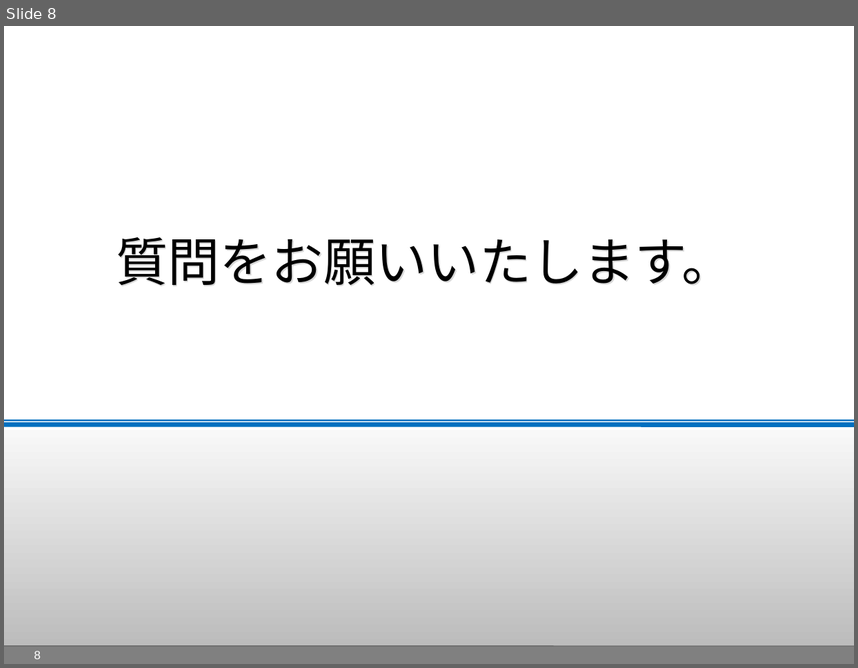
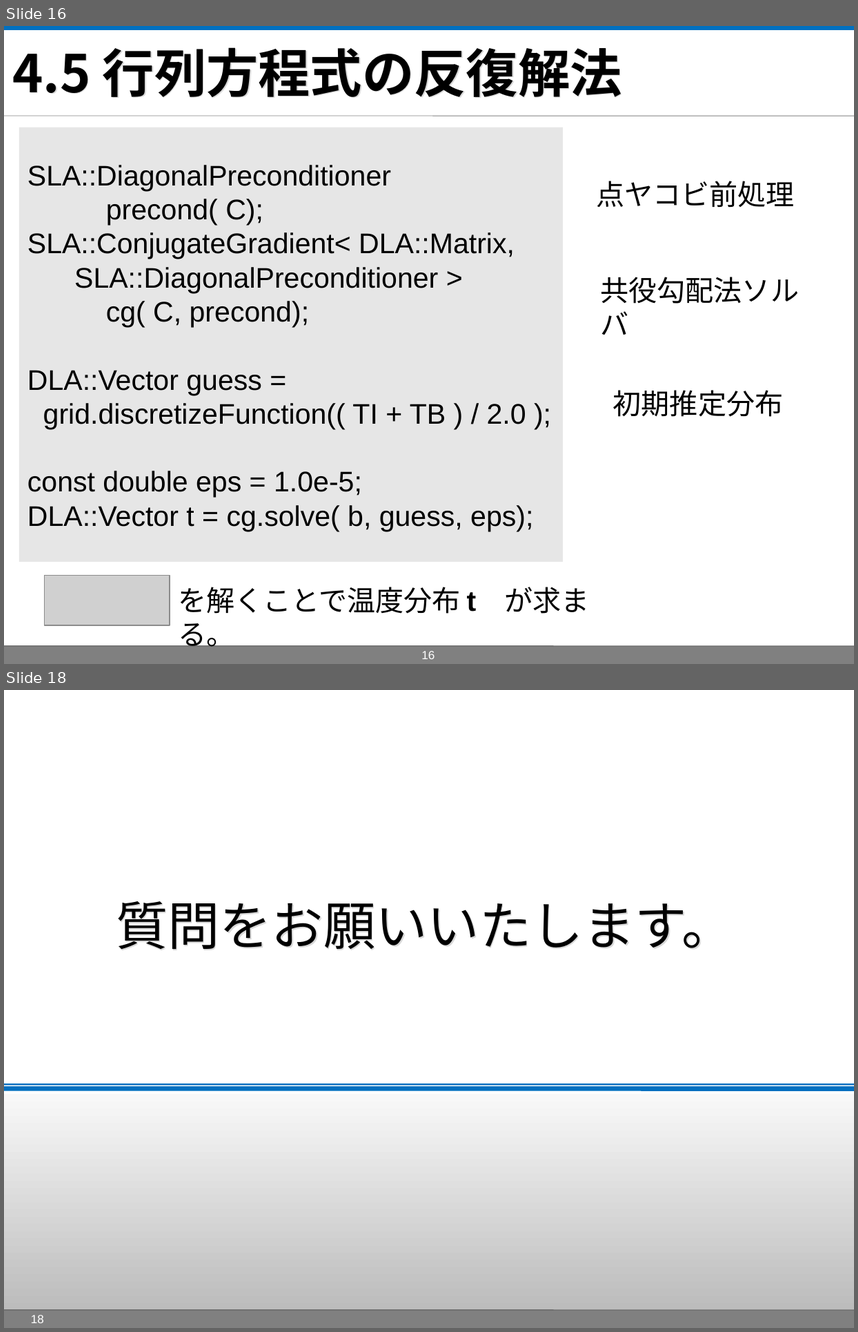
Before and after one commit to masa-ito/ProtoToPoisson, a slide deck: doc/第57回プログラミング・シンポジウム/presentationAtJaxaOn10Dec2015/ProtoFVM_PresentationAtJaxaOn10Dec2015.ppt. Shown one above the other, each under a label of ours: slide 8 before the commit, slides 16 and 18 after it; the slides between them are not shown. The pictures are 858x668 and 858x1332 pixels, drawn with LibreOffice and Linux fonts; fonts in the diff are those of the drawing; grey boxes stand for pictures; background and template pictures are left out. Boxes give left, top, right and bottom in pixels: in the first picture for what was removed or moved away, otherwise in the second. Text is boxed around its words. In the diff, an @@ line names an element or a change of style, - is before the commit and + after.

```diff
--- a/doc/第57回プログラミング・シンポジウム/presentationAtJaxaOn10Dec2015/ProtoFVM_PresentationAtJaxaOn10Dec2015.ppt
+++ b/doc/第57回プログラミング・シンポジウム/presentationAtJaxaOn10Dec2015/ProtoFVM_PresentationAtJaxaOn10Dec2015.ppt
@@ slide 16 added at [4, 26, 854, 664], background #FFFFFF; not listed: 3 template elements that a slide beside it also shows @@
@@ rectangle added at [4, 27, 854, 29], fill #0070C0, outline #0070C0 2.01 pt @@
@@ title added at [12, 47, 622, 97], 44 pt, text #000000, bold @@
+4.5 行列方程式の反復解法
@@ line added from (4, 116) to (854, 116), #808080 0.51 pt @@
@@ rectangle added at [19, 127, 564, 561], fill #E6E6E6, 24 pt, text #000000 @@
+SLA::DiagonalPreconditioner
+precond( C);
+SLA::ConjugateGradient< DLA::Matrix,
+SLA::DiagonalPreconditioner >
+cg( C, precond);
+DLA::Vector guess =
+grid.discretizeFunction(( TI + TB ) / 2.0 );
+const double eps = 1.0e-5;
+DLA::Vector t = cg.solve( b, guess, eps);
@@ text added at [596, 181, 794, 207], 24 pt, text #000000 @@
+点ヤコビ前処理
@@ text added at [601, 276, 799, 334], 24 pt, text #000000 @@
+共役勾配法ソルバ
@@ text added at [613, 390, 783, 417], 24 pt, text #000000 @@
+初期推定分布
@@ picture added at [44, 575, 170, 626] @@
@@ text added at [178, 586, 589, 652], 24 pt, text #000000 @@
+を解くことで温度分布 t が求まる。
@@ page number added at [421, 650, 435, 659], 10 pt, text #FFFFFF @@
+16
@@ what was slide 8 is now slide 18 @@
@@ page number at [31, 1314, 44, 1323]: text changed @@
-8
+18
```
Also in this commit, not shown: 4 slides changed, 14 other slides added, 3 slides removed.
